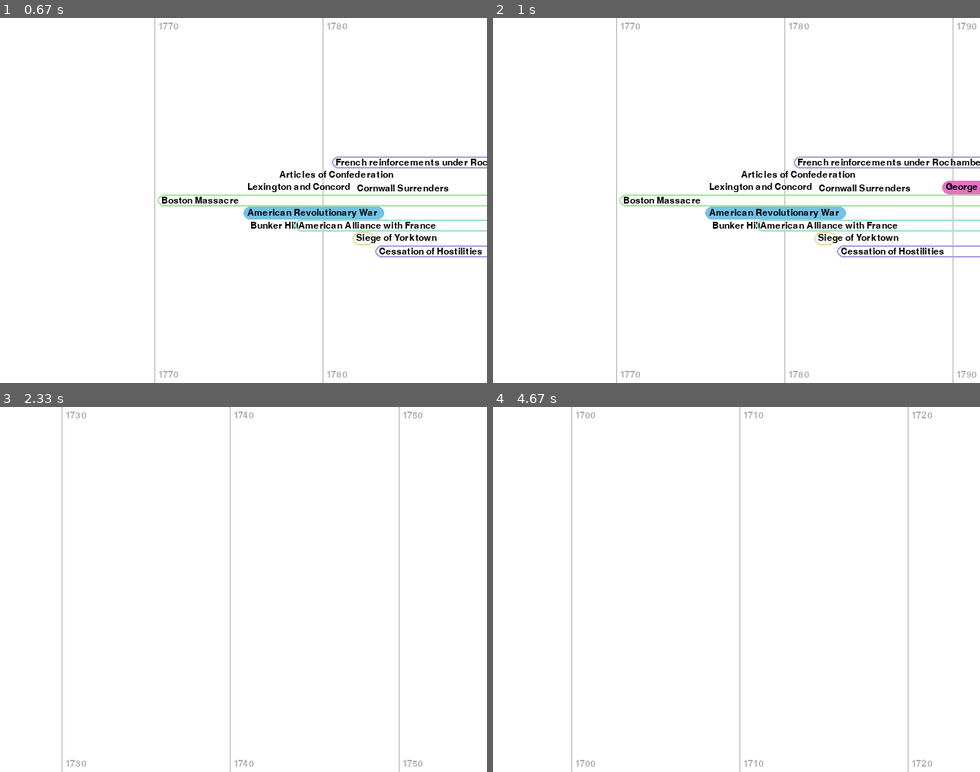
Above: before the commit, frames 1-4 (two rows, left to right).
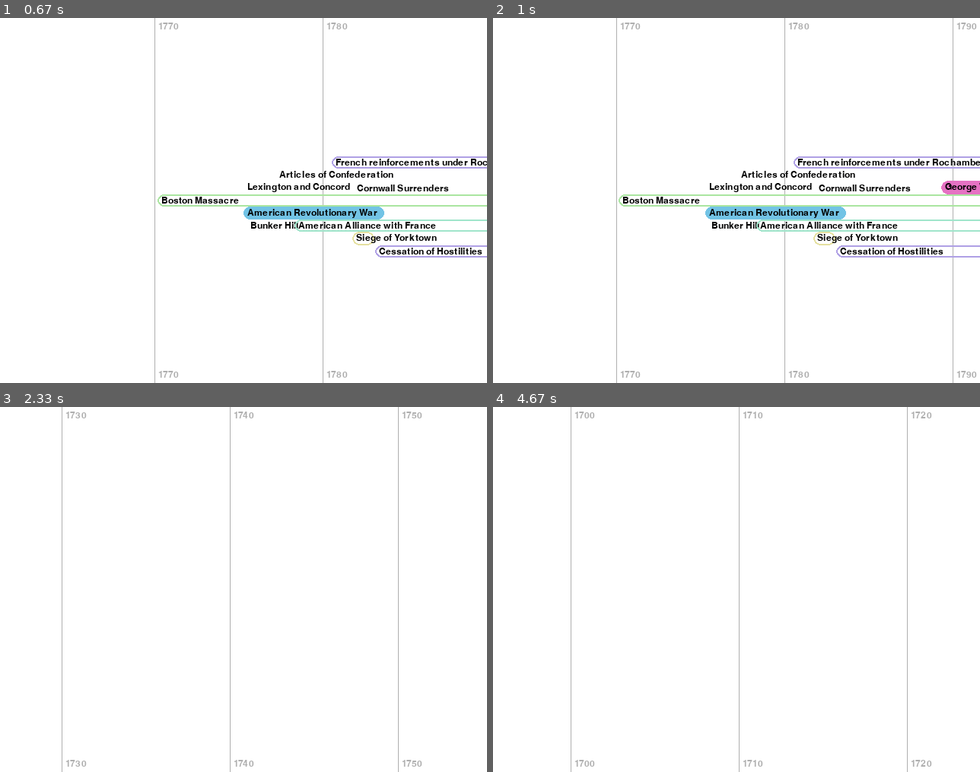
Above: after the commit, the same moments.

Repository: ThatIsAUsername/timeline
Game: pygame game, started from timelines.py
The game is run twice, just before and just after one commit, with the same random seed, the same clock (stepped at 60 frames per second) and the same inputs.
Inputs (mouse positions are in pixels of both pictures, inside the frame that each line leads up to):
- Up to frame 1 (0.67 s): press the mouse at (126, 204) at 0.37 s; move the mouse to (209, 240) at 0.47 s; release the mouse at (292, 280) at 0.6 s
- Up to frame 2 (1 s): press the mouse at (619, 204) at 0.7 s; move the mouse to (595, 160) at 0.8 s; release the mouse at (570, 112) at 0.93 s
- Up to frame 3 (2.33 s): press the mouse at (126, 593) at 1.03 s; move the mouse to (248, 618) at 1.13 s; release the mouse at (370, 647) at 1.27 s; press the mouse at (126, 593) at 1.37 s; move the mouse to (160, 618) at 1.47 s; release the mouse at (194, 647) at 1.6 s; press the mouse at (126, 593) at 1.7 s; move the mouse to (180, 615) at 1.8 s; release the mouse at (238, 640) at 1.93 s; press the mouse at (126, 593) at 2.03 s; move the mouse to (238, 563) at 2.13 s; release the mouse at (355, 534) at 2.27 s
- Up to frame 4 (4.67 s): press the mouse at (619, 593) at 2.37 s; move the mouse to (634, 629) at 2.47 s; release the mouse at (648, 666) at 2.6 s; press the mouse at (619, 593) at 2.7 s; move the mouse to (668, 655) at 2.8 s; release the mouse at (717, 717) at 2.93 s; press the mouse at (619, 593) at 3.03 s; move the mouse to (619, 622) at 3.13 s; release the mouse at (619, 655) at 3.27 s; press the mouse at (619, 593) at 3.37 s; move the mouse to (760, 553) at 3.47 s; release the mouse at (906, 516) at 3.6 s; press the mouse at (619, 593) at 3.7 s; move the mouse to (629, 596) at 3.8 s; release the mouse at (634, 604) at 3.93 s; press the mouse at (619, 593) at 4.03 s; move the mouse to (595, 545) at 4.13 s; release the mouse at (575, 498) at 4.27 s; press the mouse at (619, 593) at 4.37 s; move the mouse to (692, 542) at 4.47 s; release the mouse at (765, 487) at 4.6 s

Frame 1 is identical in both runs. In frame 2, 0.8% of the frame differs, in the area x 25-100%, y 44-66%; in frame 3, 0.4%; in frame 4, 1.2%, in the area x 15-91%, y 0-100%.

Commit message:
Added support for durations.

Diff:
--- a/algorithms/normalize.py
+++ b/algorithms/normalize.py
@@ -3,7 +3,7 @@
 from typing import Dict, List
 from collections import deque
 
-from data_types import EventRecord, TimeReference, TimePoint, InconsistentTimeReferenceError, UnknownEventRecordError
+from data_types import EventRecord, TimeReference, TimePoint, InconsistentTimeReferenceError, UnknownEventRecordError, EventDuration
 
 
 def normalize_events(records: Dict[str, EventRecord], verbose: bool = True) -> Dict[str, EventRecord]:
@@ -103,13 +103,69 @@
             raise InconsistentTimeReferenceError(f"start.min of `{cid}` ({cur.start.min}) is after start.max ({cur.start.max}).")
 
         # Make sure the end can't be earlier than the start.
-        if type(cur.end.min) is float or \
-                (type(cur.end.min) is TimePoint and type(cur.start.min) is TimePoint and cur.end.min < cur.start.min):
+        if not cur.end.has_min() or \
+                (cur.end.has_min() and cur.start.has_min() and cur.end.min < cur.start.min):
             cur.end.min = cur.start.min  # End can't be before the earliest possible start time (could still be -inf).
             if verbose:
                 print(f"[normalize_event] Setting `{cid}` end.min to respect `{cid}` start.min ({cur.end.min}).")
 
-        if type(cur.end.min) is TimePoint and type(cur.end.max) is TimePoint and cur.end.min > cur.end.max:
+        # We can't handle duration in bind_reference_boundary because it is a self-referential dependency. Do it here.
+        if cur.duration:
+            dur: EventDuration = cur.duration
+
+            # If we know the start and not the end or vice versa, we can use one to bound the other.
+            if cur.start.has_min() and not cur.end.has_min():
+                cur.end.min = cur.start.min + dur
+            if not cur.start.has_min() and cur.end.has_min():
+                cur.start.min = cur.end.min - dur
+            if cur.start.has_max() and not cur.end.has_max():
+                cur.end.max = cur.start.max + dur
+            if not cur.start.has_max() and cur.end.has_max():
+                cur.start.max = cur.end.max - dur
+
+            # For a given event record which starts between S1 and S2, ends between E1 and E2, and has duration D:
+            # Then these constraints must hold: A1 + D = E1, and A2 + D = E2
+            #        |------------D-------------|
+            #    A1 - - - - - A2-------------E1 - - - - - E2
+            # Thus:
+            # If A1 + D < E1, then increase A1 until A1 + D == E1.
+            # If A1 + D > E1, then increase E1 until A1 + D == E1.
+            # If A2 + D > E2, then decrease A2 until A2 + D == E2.
+            # If A2 + D < E2, then decrease E2 until A2 + D == E2.
+            # If A1 + D > E2, then this TimePoint is inconsistent.
+            # If A2 + D < E1, then this TimePoint is inconsistent.
+            a1: TimePoint = cur.start.min if cur.start.has_min() else None
+            a2: TimePoint = cur.start.max if cur.start.has_max() else None
+            e1: TimePoint = cur.end.min if cur.end.has_min() else None
+            e2: TimePoint = cur.end.max if cur.end.has_max() else None
+
+            if a1 and e1:
+                a1_d = a1 + dur
+                if a1_d < e1:
+                    a1 = e1 - dur
+                elif a1_d > e1:
+                    e1 = a1_d
+
+            if a2 and e2:
+                a2_d = a2 + dur
+                if a2_d > e2:
+                    a2 = e2 - dur
+                elif a2_d < e2:
+                    e2 = a2_d
+
+            # Ensure durations are internally consistent.
+            if a1 and e2 and a1 + dur > e2:
+                raise InconsistentTimeReferenceError(f"Duration of event '{cur.name}' ({cid}) is inconsistent with the start and end minimums!")
+            if a2 and e1 and a2 + dur < e1:
+                raise InconsistentTimeReferenceError(f"Duration of event '{cur.name}' ({cid}) is inconsistent with the start and end maximums!")
+
+            # Assign our new and improved bounds back to the TimeReference.
+            cur.start.min = a1 if a1 else -math.inf
+            cur.start.max = a2 if a2 else math.inf
+            cur.end.min = e1 if e1 else -math.inf
+            cur.end.max = e2 if e2 else math.inf
+
+        if cur.end.has_min() and cur.end.has_max() and cur.end.min > cur.end.max:
             raise InconsistentTimeReferenceError(f"end.min of `{cid}` ({cur.end.min}) is after end.max ({cur.end.max}).")
 
         # This record is now done; we don't have to redo it on a future pass.
--- a/data_types/__init__.py
+++ b/data_types/__init__.py
@@ -1,4 +1,5 @@
 
+from .event_duration import EventDuration
 from .time_point import TimePoint
 from .time_reference import TimeReference
 from .event_record import EventRecord
--- /dev/null
+++ b/data_types/event_duration.py
@@ -0,0 +1,5 @@
+
+from collections import namedtuple
+
+
+EventDuration = namedtuple('Duration', 'years months days')
--- a/data_types/event_record.py
+++ b/data_types/event_record.py
@@ -1,6 +1,6 @@
 
-from typing import Dict, List, Tuple
-from data_types import TimeReference
+from typing import Dict, List, Tuple, Union
+from data_types import TimeReference, EventDuration
 
 
 class EventRecord:
@@ -23,6 +23,7 @@
         self.end: TimeReference = TimeReference(absolute=end,
                                                 older=end_after,
                                                 later=end_before)
+        self.duration = self._extract_duration(record_data)
         self.sources: List = record_data['sources'] if 'sources' in record_data else []
 
     @staticmethod
@@ -36,5 +37,23 @@
 
         return absolute, after_data, before_data
 
+    @staticmethod
+    def _extract_duration(record_data: Dict) -> Union[EventDuration, None]:
+        dur: str = record_data['duration'] if 'duration' in record_data else None
+        if dur is None:
+            return None
+        tokens = dur.split(' ')
+        years = 0
+        months = 0
+        days = 0
+        for tok in tokens:
+            if tok[-1] == 'y':
+                years = int(tok[:-1])
+            elif tok[-1] == 'm':
+                months = int(tok[:-1])
+            elif tok[-1] == 'd':
+                days = int(tok[:-1])
+        return EventDuration(years=years, months=months, days=days)
+
     def __str__(self):
         return self.name
--- a/data_types/time_point.py
+++ b/data_types/time_point.py
@@ -2,6 +2,7 @@
 from typing import Union
 from time import struct_time
 from datetime import date, timedelta
+from data_types import EventDuration
 import calendar
 import math
 
@@ -45,12 +46,12 @@
 
     # Handle the case where days is negative.
     while day < 1:
-        weekday, month_len = calendar.monthrange(year, month)  # Get the length of the prior month.
-        day += month_len
         month -= 1
         if month < 1:
             year -= 1
             month = 12
+        weekday, month_len = calendar.monthrange(year, month)  # Get the length of the prior month.
+        day += month_len
 
     # Construct our final reconciled struct_time.
     return struct_time((year, month, day) + UNUSED_STRUCT_FIELDS)
@@ -111,7 +112,7 @@
     # Operator overrides
     # ------------------------------------------------------------
 
-    def __add__(self, delta: timedelta) -> 'TimePoint':
+    def __add__(self, delta: Union[timedelta, EventDuration]) -> 'TimePoint':
         """
         Create a new TimePoint by adding the timedelta to the time from self.
 
@@ -122,38 +123,18 @@
         """
         year = self.year
         month = self.month
-        day = self.day + delta.days  # Calculate our new day.
-
-        # If this new day isn't in range, roll the month/year to adjust until it is.
-        weekday, month_len = calendar.monthrange(year, month)
-        while day < 1 or day > month_len:
-            if day < 1:  # We are shifting to the past.
-
-                # Roll the month (and the year if needed).
-                month -= 1
-                if month < 1:
-                    month = 12
-                    year -= 1
-
-                # Adjust the day count based on the month we just rolled.
-                weekday, month_len = calendar.monthrange(year, month)
-                day += month_len
-
-            if day > month_len:  # We are shifting to the future.
-
-                # Roll the month
-                month += 1
-                if month > 12:
-                    month = 1
-                    year += 1
-
-                # Adjust the day based on the month we rolled.
-                weekday, month_len = calendar.monthrange(year, month)
-                day -= month_len
-
-        return TimePoint(year=year, month=month, day=day)
-
-    def __sub__(self, other: Union['TimePoint', timedelta]) -> Union['TimePoint', timedelta]:
+        day = self.day
+
+        # Handle the case delta is an EventDuration.
+        if isinstance(delta, EventDuration):
+            return TimePoint(year=year+delta.years, month=month+delta.months, day=day+delta.days)
+        elif isinstance(delta, timedelta):
+            # timedelta is specified only in days.
+            return TimePoint(year=year, month=month, day=day+delta.days)
+        else:
+            raise ValueError(f"Cannot add a {type(delta)} to a TimePoint!")
+
+    def __sub__(self, other: Union['TimePoint', timedelta, EventDuration]) -> Union['TimePoint', timedelta]:
         """
         If other is a TimePoint:
             Calculate the timedelta between this date and the other one. Can be negative.
@@ -170,6 +151,8 @@
         # If we are subtracting a timedelta instead of a TimePoint, just invert and pass it to __add__
         if isinstance(other, timedelta):
             return self + timedelta(days=-other.days)
+        if isinstance(other, EventDuration):
+            return TimePoint(year=self.year-other.years, month=self.month-other.months, day=self.day-other.days)
 
         # If both dates are in the same month, treat this as a special case.
         if self.year == other.year and self.month == other.month:
--- a/data_types/time_reference.py
+++ b/data_types/time_reference.py
@@ -111,3 +111,9 @@
         date_min = TimePoint(year=year_min, month=month_min, day=day_min)
         date_max = TimePoint(year=year_max, month=month_max, day=day_max)
         return date_min, date_max
+
+    def has_min(self) -> bool:
+        return type(self.min) is TimePoint
+
+    def has_max(self) -> bool:
+        return type(self.max) is TimePoint
--- a/test/algorithms/test_normalize_events.py
+++ b/test/algorithms/test_normalize_events.py
@@ -201,6 +201,154 @@
         # Assert
         self.assertIn(rec_id, str(context.exception))
 
+    def test_duration_simple(self):
+
+        # Arrange
+        rec_id = 'start_and_duration'
+        record_list = [{'name': 'Start and Duration',
+                        'id': rec_id,
+                        'start': '6 Jun 2040',
+                        'duration': '1y 1m 10d'}]
+        start_ans = TimePoint(year=2040, month=6, day=6)
+        end_ans = TimePoint(year=2041, month=7, day=16)
+
+        # Act
+        records: Dict[str, EventRecord] = parse_record_list(record_list)
+        normalize_events(records)
+
+        # Assert
+        rec = records[rec_id]
+        self.assertEqual(rec.start.min, start_ans)
+        self.assertEqual(rec.start.max, start_ans)
+        self.assertEqual(rec.end.min, end_ans)
+        self.assertEqual(rec.end.max, end_ans)
+
+    def test_duration_start_after(self):
+
+        # Arrange
+        rec_id = 'start_and_duration'
+        record_list = [{'name': 'Start and Duration',
+                        'id': rec_id,
+                        'start_after': '6 Jun 2040',
+                        'duration': '1y 1m 10d'}]
+        start_ans = TimePoint(year=2040, month=6, day=6)
+        end_ans = TimePoint(year=2041, month=7, day=16)
+
+        # Act
+        records: Dict[str, EventRecord] = parse_record_list(record_list)
+        normalize_events(records)
+
+        # Assert
+        rec = records[rec_id]
+        self.assertEqual(rec.start.min, start_ans)
+        self.assertEqual(rec.start.max, math.inf)
+        self.assertEqual(rec.end.min, end_ans)
+        self.assertEqual(rec.end.max, math.inf)
+
+    def test_duration_uncertain_start(self):
+
+        # Specify an uncertain start and a duration. Ensure the end min/max are normalized correctly.
+        # Arrange
+        rec_id = 'uncertain_start_duration'
+        record_list = [{'name': 'Uncertain Start with Duration',
+                        'id': rec_id,
+                        'start_after': '6 Jun 2040',
+                        'start_before': '10 Jul 2040',
+                        'duration': '1y 1m 10d'}]
+        start_min_ans = TimePoint(year=2040, month=6, day=6)
+        start_max_ans = TimePoint(year=2040, month=7, day=10)
+        end_min_ans = TimePoint(year=2041, month=7, day=16)
+        end_max_ans = TimePoint(year=2041, month=8, day=20)
+
+        # Act
+        records: Dict[str, EventRecord] = parse_record_list(record_list)
+        normalize_events(records)
+
+        # Assert
+        rec = records[rec_id]
+        self.assertEqual(rec.start.min, start_min_ans)
+        self.assertEqual(rec.start.max, start_max_ans)
+        self.assertEqual(rec.end.min, end_min_ans)
+        self.assertEqual(rec.end.max, end_max_ans)
+
+    def test_duration_uncertain_start_end(self):
+        # Specify uncertain start and ends that are not strictly duration apart. Check normalization.
+        # Arrange
+        rec_id = 'duration_uncertain_start_end'
+        record_list = [{'name': 'Uncertain Start and End with Duration',
+                        'id': rec_id,
+                        'start_after': '6 May 2040',  # Duration too short; this will shift right to match end_after.
+                        'start_before': '10 Jul 2040',
+                        'end_after': '16 Jul 2041',
+                        'end_before': '20 Sep 2041',  # Duration too short; this will shift left to match start_before.
+                        'duration': '1y 1m 10d'}]
+        start_min_ans = TimePoint(year=2040, month=6, day=6)
+        start_max_ans = TimePoint(year=2040, month=7, day=10)
+        end_min_ans = TimePoint(year=2041, month=7, day=16)
+        end_max_ans = TimePoint(year=2041, month=8, day=20)
+
+        # Act
+        records: Dict[str, EventRecord] = parse_record_list(record_list)
+        normalize_events(records)
+
+        # Assert
+        rec = records[rec_id]
+        self.assertEqual(rec.start.min, start_min_ans)
+        self.assertEqual(rec.start.max, start_max_ans)
+        self.assertEqual(rec.end.min, end_min_ans)
+        self.assertEqual(rec.end.max, end_max_ans)
+
+    def test_duration_uncertain_start_end_b(self):
+        # Specify uncertain start and ends that are not strictly duration apart. Check normalization.
+        # Arrange
+        rec_id = 'duration_uncertain_start_end'
+        record_list = [{'name': 'Uncertain Start and End with Duration',
+                        'id': rec_id,
+                        'start_after': '6 Jun 2040',
+                        'start_before': '10 Aug 2040',  # Duration too long; this will shift left to match end_before.
+                        'end_after': '16 Jun 2041',  # Duration too long; this will shift right to match start_after.
+                        'end_before': '20 Aug 2041',
+                        'duration': '1y 1m 10d'}]
+        start_min_ans = TimePoint(year=2040, month=6, day=6)
+        start_max_ans = TimePoint(year=2040, month=7, day=10)
+        end_min_ans = TimePoint(year=2041, month=7, day=16)
+        end_max_ans = TimePoint(year=2041, month=8, day=20)
+
+        # Act
+        records: Dict[str, EventRecord] = parse_record_list(record_list)
+        normalize_events(records)
+
+        # Assert
+        rec = records[rec_id]
+        self.assertEqual(rec.start.min, start_min_ans)
+        self.assertEqual(rec.start.max, start_max_ans)
+        self.assertEqual(rec.end.min, end_min_ans)
+        self.assertEqual(rec.end.max, end_max_ans)
+
+    def test_duration_inconsistent(self):
+        # Specify duration, start, end, but no way to reconcile.
+        # Arrange
+        rec_id = 'duration_inconsistent'
+        record_list = [{'name': 'Duration Inconsistent with Start/End',
+                        'id': rec_id,
+                        'start_after': '6 Jun 2040',
+                        'start_before': '10 Aug 2040',
+                        'end_after': '16 Jul 2041',
+                        'end_before': '20 Aug 2041',
+                        'duration': '1y 4m 10d'}]
+        start_min_ans = TimePoint(year=2040, month=6, day=6)
+        start_max_ans = TimePoint(year=2040, month=7, day=10)
+        end_min_ans = TimePoint(year=2041, month=7, day=16)
+        end_max_ans = TimePoint(year=2041, month=8, day=20)
+
+        # Act
+        records: Dict[str, EventRecord] = parse_record_list(record_list)
+        with self.assertRaises(InconsistentTimeReferenceError) as context:
+            normalize_events(records)
+
+        # Assert
+        self.assertIn(rec_id, str(context.exception))
+
     def test_sample_file(self):
 
         # Arrange
--- a/test/data/test_sample.yaml
+++ b/test/data/test_sample.yaml
@@ -53,7 +53,7 @@
 - name: Car Accident
   id: car_accident
   start: 19 APR 1920
-  duration: 0
+  duration: 0d
 
 - name: Second Car
   id: second_car
--- a/test/test_time_point.py
+++ b/test/test_time_point.py
@@ -58,6 +58,9 @@
         y3, m3, d3 = 1800, 12, 35  # should roll to 4 Jan 1801
         y3a, m3a, d3a = 1801, 1, 4
 
+        y4, m4, d4 = 1800, -1, -3  # should roll to 4 Jan 1801
+        y4a, m4a, d4a = 1799, 10, 28
+
         # Act
         tp1 = TimePoint(year=y1, month=m1, day=d1)
         tp1a = TimePoint(year=y1a, month=m1a, day=d1a)
@@ -65,11 +68,14 @@
         tp2a = TimePoint(year=y2a, month=m2a, day=d2a)
         tp3 = TimePoint(year=y3, month=m3, day=d3)
         tp3a = TimePoint(year=y3a, month=m3a, day=d3a)
+        tp4 = TimePoint(year=y4, month=m4, day=d4)
+        tp4a = TimePoint(year=y4a, month=m4a, day=d4a)
 
         # Assert
         self.assertEqual(tp1, tp1a)
         self.assertEqual(tp2, tp2a)
         self.assertEqual(tp3, tp3a)
+        self.assertEqual(tp4, tp4a)
 
     def test_subtract(self):
         # Arrange
